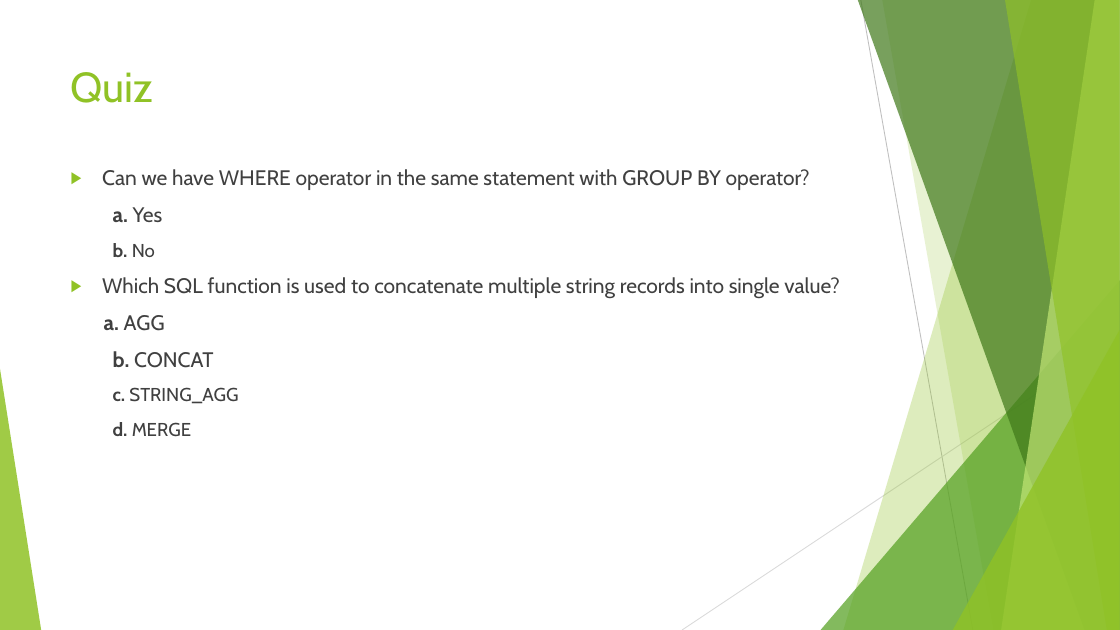
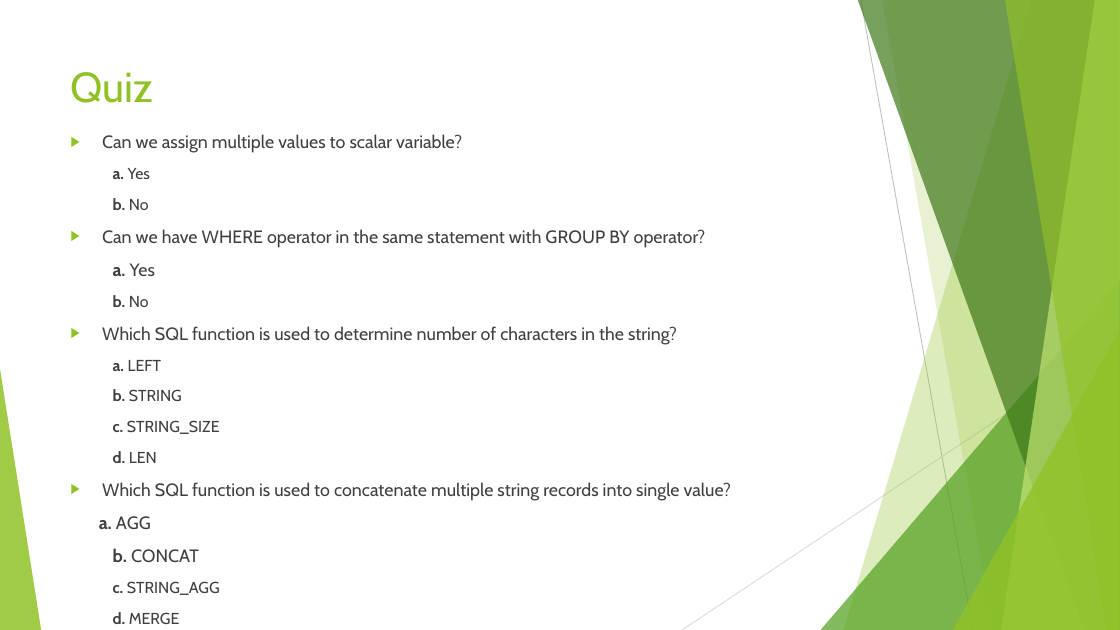
Before and after one commit to sedc-codecademy/sedc7-07-databasedevdesign, a slide deck: slide 21 of g1/Class 3/Presentation/Database Development and Design - Session 3.pptx (slide 15 before the commit). Drawn at 1120x630 pixels with LibreOffice and Linux fonts; fonts in the diff are those of the drawing. Boxes give left, top, right and bottom in pixels: in the first picture for what was removed or moved away, otherwise in the second. Text is boxed around its words. In the diff, an @@ line names an element or a change of style, - is before the commit and + after.

```diff
--- a/g1/Class 3/Presentation/Database Development and Design - Session 3.pptx
+++ b/g1/Class 3/Presentation/Database Development and Design - Session 3.pptx
@@ text at [102, 134, 462, 210]: paragraphs added @@
+▶ Can we assign multiple values to scalar variable?
+  a. Yes
+  b. No
@@ text at [99, 229, 731, 595]: size 18 to 15.3 pt in "Can we have WHERE operator in the ...", "a. Yes", "Which SQL function is used to concatenate ...", "a. AGG" and 1 more places; size 16 to 13.6 pt in "b. No", "c. STRING_AGG", "d. MERGE" @@
@@ text at [102, 326, 677, 463]: paragraphs added @@
+▶ Which SQL function is used to determine number of characters in the string?
+  a. LEFT
+  b. STRING
+  c. STRING_SIZE
+  d. LEN
```
Also in this commit, not shown: 5 other slides changed, 8 slides added.
